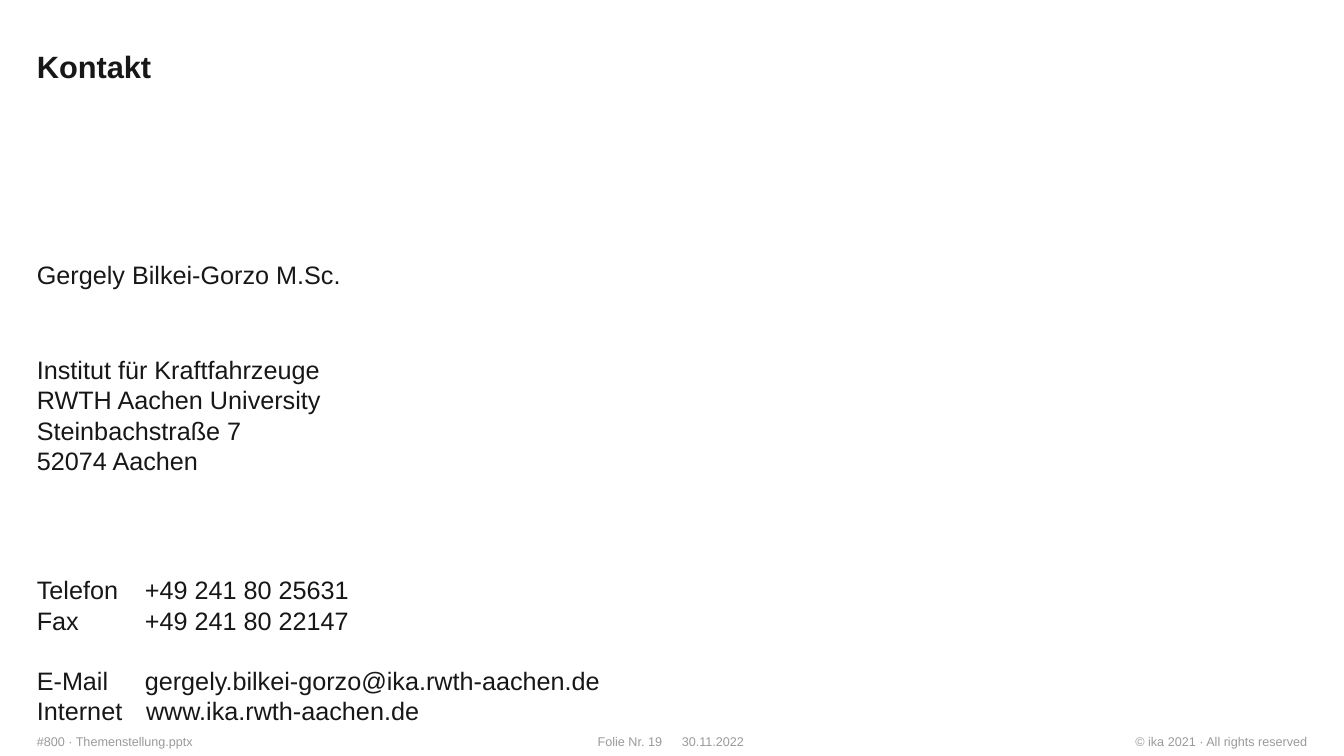
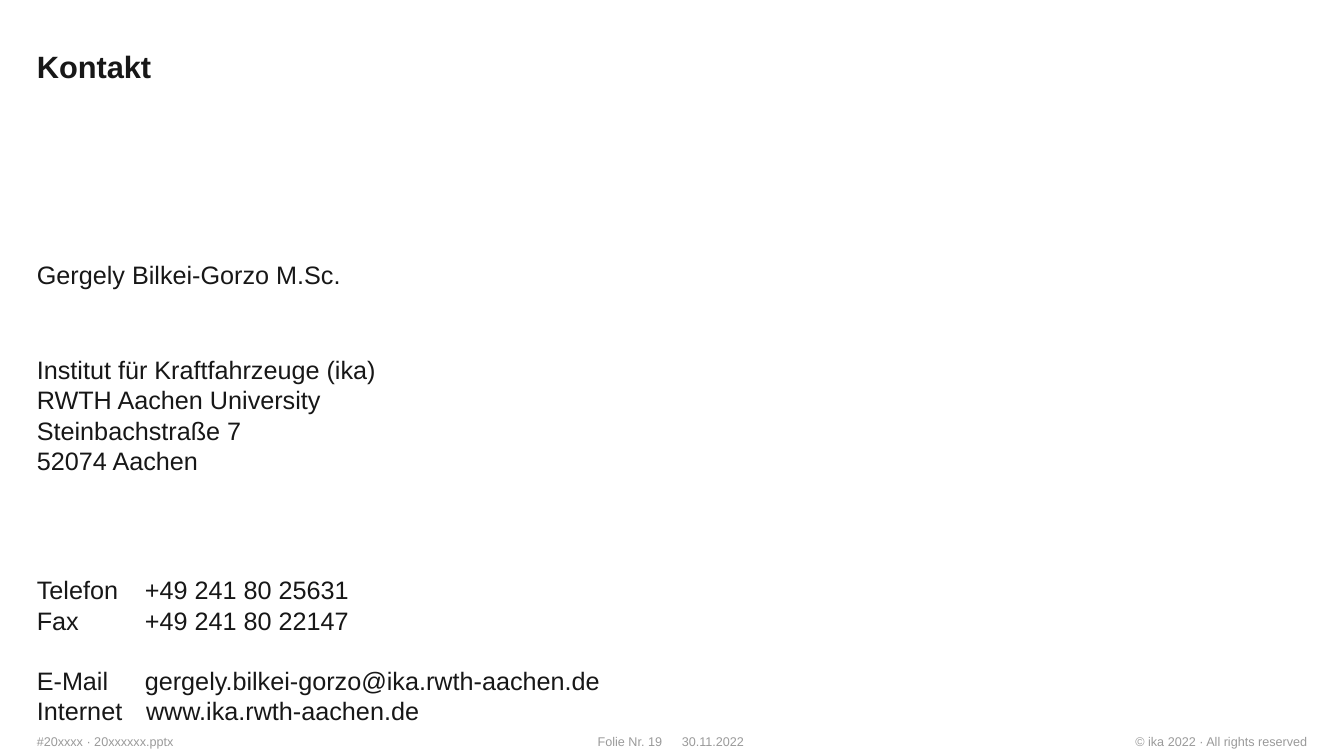
Before and after one commit to WhR4Ven/Diss_Dokument, a slide deck: slide 19 of Vortrag/Themenstellung.pptx. Drawn at 1344x756 pixels with LibreOffice and Linux fonts; fonts in the diff are those of the drawing; background and template pictures are left out. Boxes give left, top, right and bottom in pixels: in the first picture for what was removed or moved away, otherwise in the second. Text is boxed around its words. In the diff, an @@ line names an element or a change of style, - is before the commit and + after.

```diff
--- a/Vortrag/Themenstellung.pptx
+++ b/Vortrag/Themenstellung.pptx
@@ text at [37, 360, 376, 385]: text changed @@
-Institut für Kraftfahrzeuge
+Institut für Kraftfahrzeuge (ika)
@@ text at [37, 737, 173, 749]: text changed @@
-#800 · Themenstellung.pptx
+#20xxxx · 20xxxxxx.pptx
@@ text at [1148, 737, 1307, 749]: text changed @@
-© ika 2021 · All rights reserved
+© ika 2022 · All rights reserved
```
Also in this commit, not shown: 18 other slides changed.
